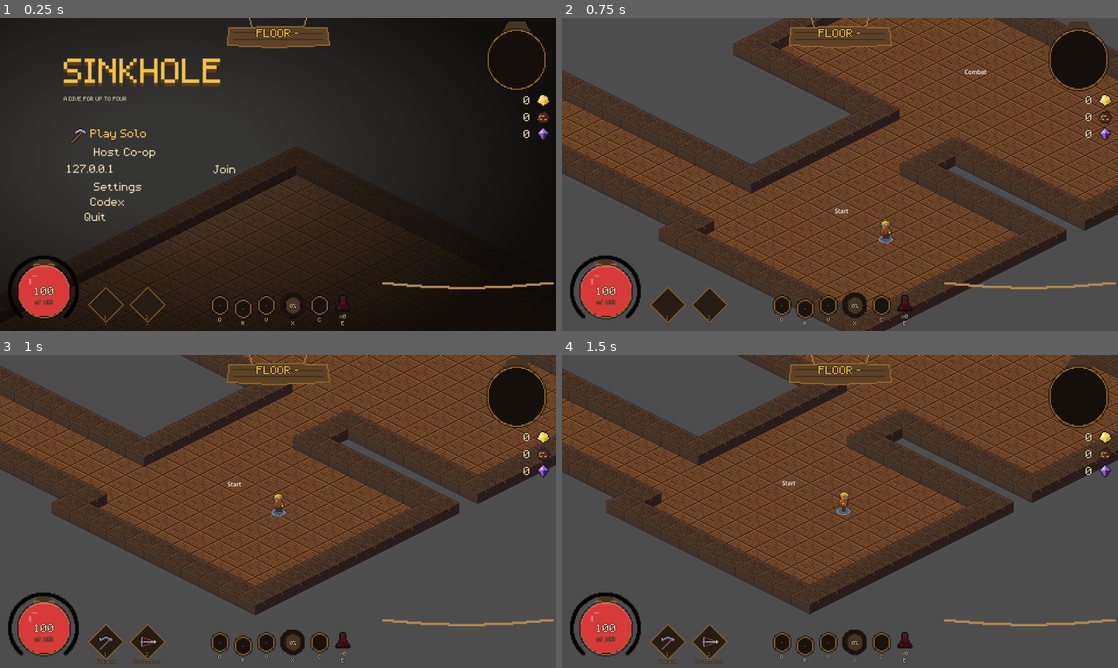
Above: before the commit, frames 1-4 (two rows, left to right).
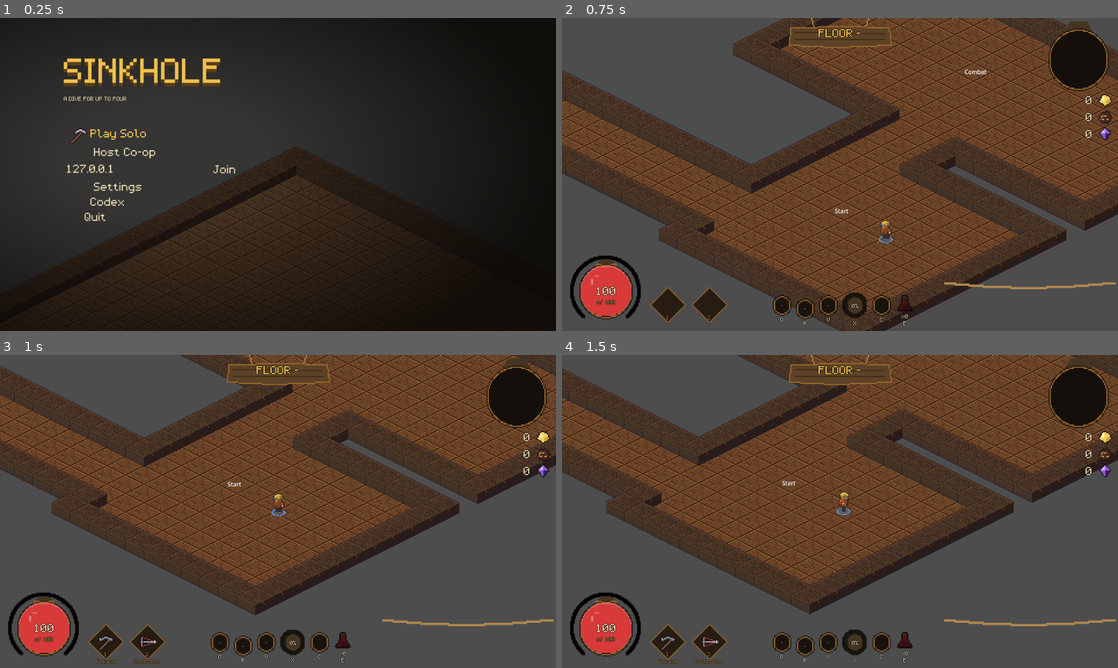
Above: after the commit, the same moments.

Repository: dsdocai-ops/terra-project
Game: Godot game, scene res://scenes/main/main.tscn
Same seed, same stepped clock (60 frames per second), same inputs: the game is played once before the commit and once after it.
Inputs (mouse positions are in pixels of both pictures, inside the frame that each line leads up to):
- Up to frame 1 (0.25 s): no input
- Up to frame 2 (0.75 s): click "Play Solo" at 0.5 s
- Up to frame 3 (1 s): no input
- Up to frame 4 (1.5 s): tap Enter (ui_accept) at 1.25 s; move the mouse to (962, 495) at 1.27 s; hold D (move_right) from 1.28 s (still down); tap Q (ability_1) at 1.35 s; click (962, 495) at 1.42 s

The runs differ from the first frame. In frame 1, 4.1% of the frame differs, in the area x 1-100%, y 0-99%; in frame 2, nothing differs; in frame 3, nothing differs; in frame 4, nothing differs.

Commit message:
fix(ui-hud): show the HUD only in a live session, never over the menu or lobby
Co-Authored-By: Claude Sonnet 5.5 <noreply@anthropic.com>

Diff:
--- a/scenes/main/main.gd
+++ b/scenes/main/main.gd
@@ -45,6 +45,8 @@
 var lobby: LobbyMenu = null
 var _announcer: LobbyDiscovery = null
 var _last_join: Dictionary = {}
+## The in-game HUD; hidden whenever a menu is up or no session is running.
+var _hud: CanvasLayer = null
 
 @onready var menu: PlaceholderMenu = $UI/PlaceholderMenu
 
@@ -287,6 +289,7 @@
 	var hud: CanvasLayer = hud_scene.instantiate() as CanvasLayer
 	hud.name = "HUD"
 	add_child(hud)
+	_hud = hud
 	hud.connect(&"return_to_town_requested", _on_return_to_town)
 	hud.connect(&"leave_coop_requested", _on_leave_coop)
 
@@ -454,3 +457,12 @@
 		_announcer.stop()
 		_announcer.queue_free()
 		_announcer = null
+
+
+## The HUD belongs to the game: it shows only in a live session, never over the
+## main menu or the co-op lobby.
+func _process(_delta: float) -> void:
+	if _hud == null:
+		return
+	var menus_up: bool = (menu != null and menu.visible) or (lobby != null and lobby.visible)
+	_hud.visible = NetworkManager.is_active and not menus_up
